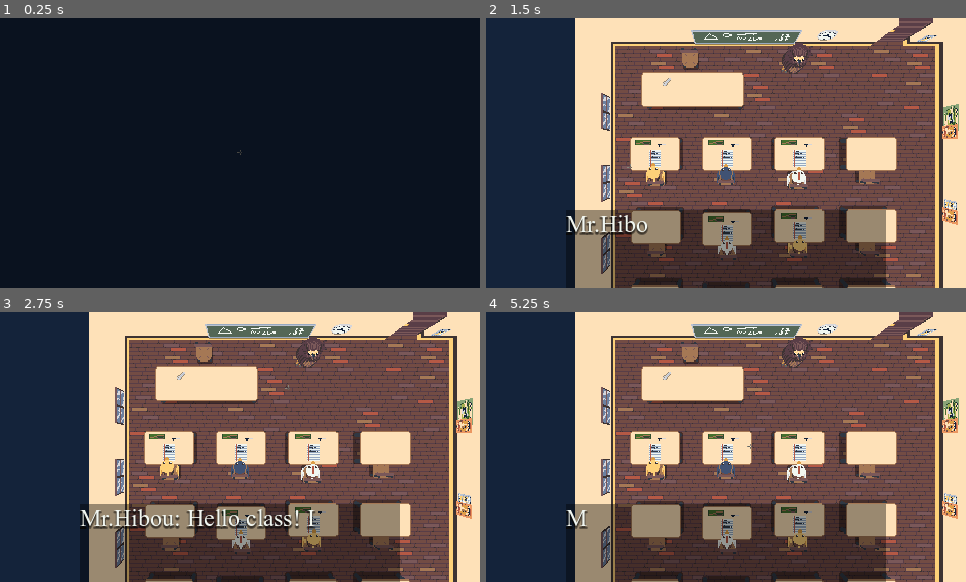
Above: before the commit, frames 1-4 (two rows, left to right).
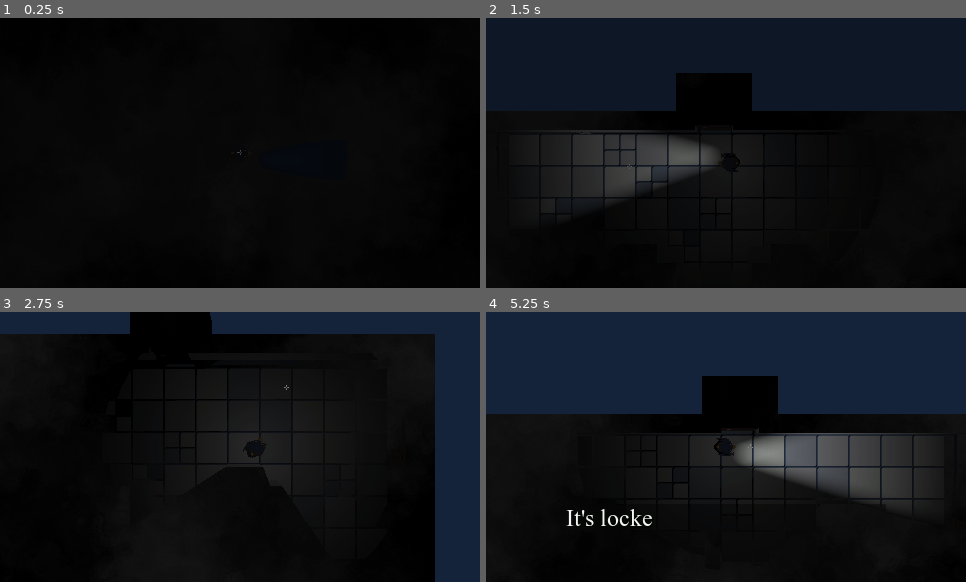
Above: after the commit, the same moments.

Repository: Jul1nk/School-Days-2
Game: Godot game, scene res://scenes/levels/game_world.tscn
Same seed, same stepped clock (60 frames per second), same inputs: the game is played once before the commit and once after it. The project has no main scene, so this scene is started directly.
Inputs (mouse positions are in pixels of both pictures, inside the frame that each line leads up to):
- Up to frame 1 (0.25 s): no input
- Up to frame 2 (1.5 s): move the mouse to (831, 139) at 0.52 s; hold D (right) 0.53-1.28 s; tap E (action) at 0.6, 1.35 s; move the mouse to (630, 166) at 1.27 s; hold S (down) from 1.28 s (still down)
- Up to frame 3 (2.75 s): move the mouse to (288, 387) at 2.02 s; release S (down) at 2.03 s; hold D (right) from 2.03 s (still down); tap F (flashlight) at 2.1 s; tap E (action) at 2.3 s
- Up to frame 4 (5.25 s): move the mouse to (702, 501) at 2.77 s; release D (right) at 2.78 s; hold W (up) 2.78-3.53 s; tap E (action) at 2.85, 3.6, 4.55, 5.1 s; move the mouse to (870, 487) at 3.52 s; hold A (left) 3.53-5.03 s; move the mouse to (582, 406) at 4.27 s; tap F (flashlight) at 4.35 s; move the mouse to (750, 447) at 5.02 s; hold S (down) from 5.03 s (still down)

The runs differ from the first frame. In frame 1, 56% of the frame differs, in the area x 0-100%, y 0-100%; in frame 2, 93%; in frame 3, 98%; in frame 4, 92%.

Commit message:
Fallen book

Diff:
--- a/scenes/levels/library.tscn
+++ b/scenes/levels/library.tscn
@@ -20,6 +20,7 @@
 [ext_resource type="Texture2D" uid="uid://5u2rr5u6h6qv" path="res://assets/vfx/furniture/pillar.png" id="12_eq31h"]
 [ext_resource type="Texture2D" uid="uid://tyu3u6ny6alf" path="res://assets/vfx/furniture/pillar_with_statuette.png" id="12_touqh"]
 [ext_resource type="PackedScene" uid="uid://dvkqujajglqg0" path="res://scenes/interactible.tscn" id="13_7swce"]
+[ext_resource type="Texture2D" uid="uid://eiuxlak2qdru" path="res://assets/vfx/items/fallen_book.png" id="17_p6mve"]
 
 [node name="Library" type="Node2D"]
 
@@ -323,7 +324,7 @@
 position = Vector2(835, -1510)
 dialog = "A pillar of some sort, this one is empty."
 special_item = 7
-special_dialog = "I put the statuette on the pillar."
+special_dialog = "I put the statuette on the pillar. I heard something falling..."
 change_look = true
 special_nb_frames = 16
 special_layer_distance = 1.0
@@ -334,6 +335,17 @@
 solid = true
 sprite_texture = ExtResource("12_eq31h")
 
+[node name="fallen_book" parent="CanvasLayer_Entities" instance=ExtResource("5_jkwsq")]
+position = Vector2(785, -1336)
+rotation = -0.261799
+is_fallen_book = true
+item_id = 10
+can_be_taken = false
+dialog = "The book fell off the bookshelf. \"4597\" is written in red."
+nb_frames = 3
+layer_distance = 1.0
+sprite_texture = ExtResource("17_p6mve")
+
 [node name="CanvasLayer_Floor" type="CanvasLayer" parent="."]
 layer = 0
 follow_viewport_enabled = true
--- a/scripts/game_world.gd
+++ b/scripts/game_world.gd
@@ -49,17 +49,17 @@
 func _ready():
 	dialog_timer.connect("timeout", _dialog_continue)
 
-	_change_level(Global.lvl_path_classroom1_intro, 0)
+	_change_level(Global.lvl_path_library, 0)
 	#player.queue_free()
-	player._hide()
-
-	await animplay_transition.animation_finished
-	await animplay_transition.animation_finished
-
-	if current_level_path == Global.lvl_path_classroom1_intro or current_level_path == Global.lvl_path_classroom1_intro_glitched:
-		for i in range(dialog_intro.size()):
-			_dialog(dialog_intro[i])
-			await dialog_finished
+	#player._hide()
+	#
+	#await animplay_transition.animation_finished
+	#await animplay_transition.animation_finished
+	#
+	#if current_level_path == Global.lvl_path_classroom1_intro or current_level_path == Global.lvl_path_classroom1_intro_glitched:
+		#for i in range(dialog_intro.size()):
+			#_dialog(dialog_intro[i])
+			#await dialog_finished
 
 
 
--- a/scripts/interactible.gd
+++ b/scripts/interactible.gd
@@ -24,6 +24,7 @@
 var player_in = false
 var game_world
 
+signal statuette
 
 # Called when the node enters the scene tree for the first time.
 func _ready():
@@ -46,6 +47,9 @@
 				await game_world.dialog_finished
 				await get_tree().create_timer(0.01).timeout
 				player_in = true
+
+				if special_item == 7:
+					emit_signal("statuette")
 
 				dialog = special_dialog
 				special_item = special_item2
--- a/scripts/item.gd
+++ b/scripts/item.gd
@@ -1,8 +1,9 @@
 extends ObjectInstance
 
+@export var is_fallen_book: bool = false
 
 @export_enum("IMPOSSIBLE","Flashlight", "Key Classroom1", "Key Classroom2", "Key Library",
-"Key Office1", "Key Office2", "Statuette", "Key StrangeDoor", "Shovel")
+"Key Office1", "Key Office2", "Statuette", "Key StrangeDoor", "Shovel", "Code")
 var item_id: int = 1
 
 @export var can_be_taken: bool = true
@@ -17,7 +18,7 @@
 
 # Called when the node enters the scene tree for the first time.
 func _ready():
-	if Global._player_has_item(item_id):
+	if Global._player_has_item(item_id) and !is_fallen_book:
 		queue_free()
 
 	game_world = get_tree().get_root().get_node("game_world")
@@ -26,6 +27,22 @@
 	area_2d.connect("area_exited", player_exited)
 
 	_instantiate_object()
+
+	if is_fallen_book:
+		get_parent().get_node("pillar2").connect("statuette", _spawn)
+
+		for child in get_children():
+			if child is CanvasLayer:
+				child.visible = false
+			if child is Area2D:
+				child.get_node("CollisionShape2D").disabled = true
+
+func _spawn():
+	for child in get_children():
+		if child is CanvasLayer:
+			child.visible = true
+		if child is Area2D:
+			child.get_node("CollisionShape2D").disabled = false
 
 
 # Called every frame. 'delta' is the elapsed time since the previous frame.
@@ -39,8 +56,8 @@
 			await get_tree().create_timer(0.01).timeout
 			player_in = true
 
+			Global._player_add_item(item_id)
 			if can_be_taken:
-				Global._player_add_item(item_id)
 				queue_free()
 
 
Binary file added: assets/vfx/items/fallen_book.png
Not shown, added: assets/vfx/items/fallen_book.png.import
Not shown: 1 places in scenes/levels/library.tscn that only renumber resources
